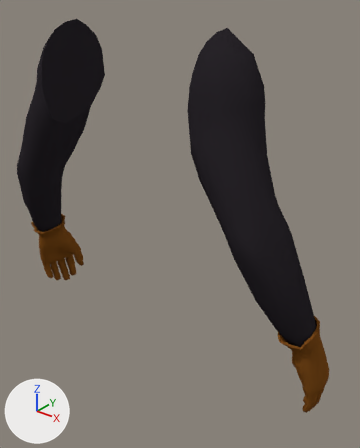
What one commit did to the Blender file raw/blender/player_hands.blend.
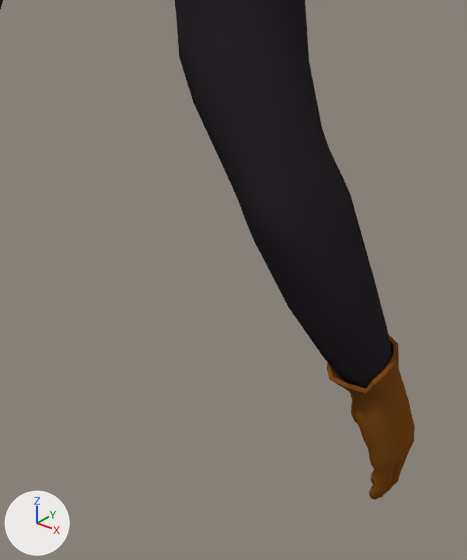
Each version appears first whole from a camera (50 mm lens) standing at (0.653, -0.697, 0.172) and looking at (-0.073, 0.212, -0.391), and next in a close-up on the part from 24% to 100% of the width and 27% to 100% of the height. The axes (+X, +Y, +Z) are drawn at lower left. The lights are the same throughout.

Objects in the first close-up: 'Gloves', 'Hands'.
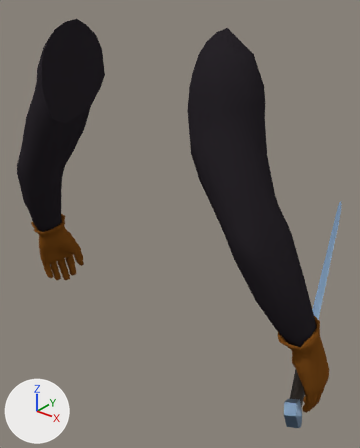
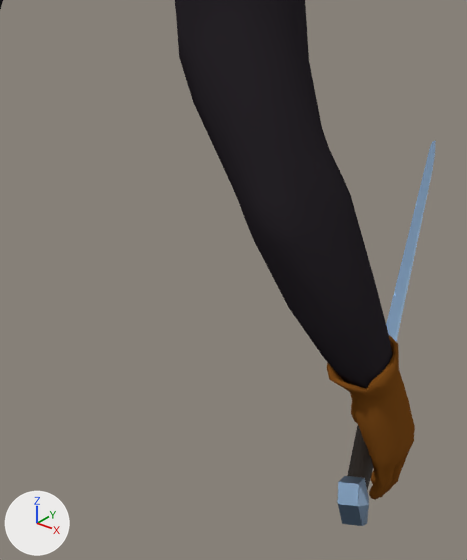
The edits, one by one:
Object 'ChippedIronShortSword-noimp' (ob_chippedironshortsword_noimp) is now shown.

Location of each change, (x1, y1, x2, y2) in pixels of the close-ups (467 x 560 px):
'ChippedIronShortSword-noimp', shown
    after: (337, 140, 436, 526)
